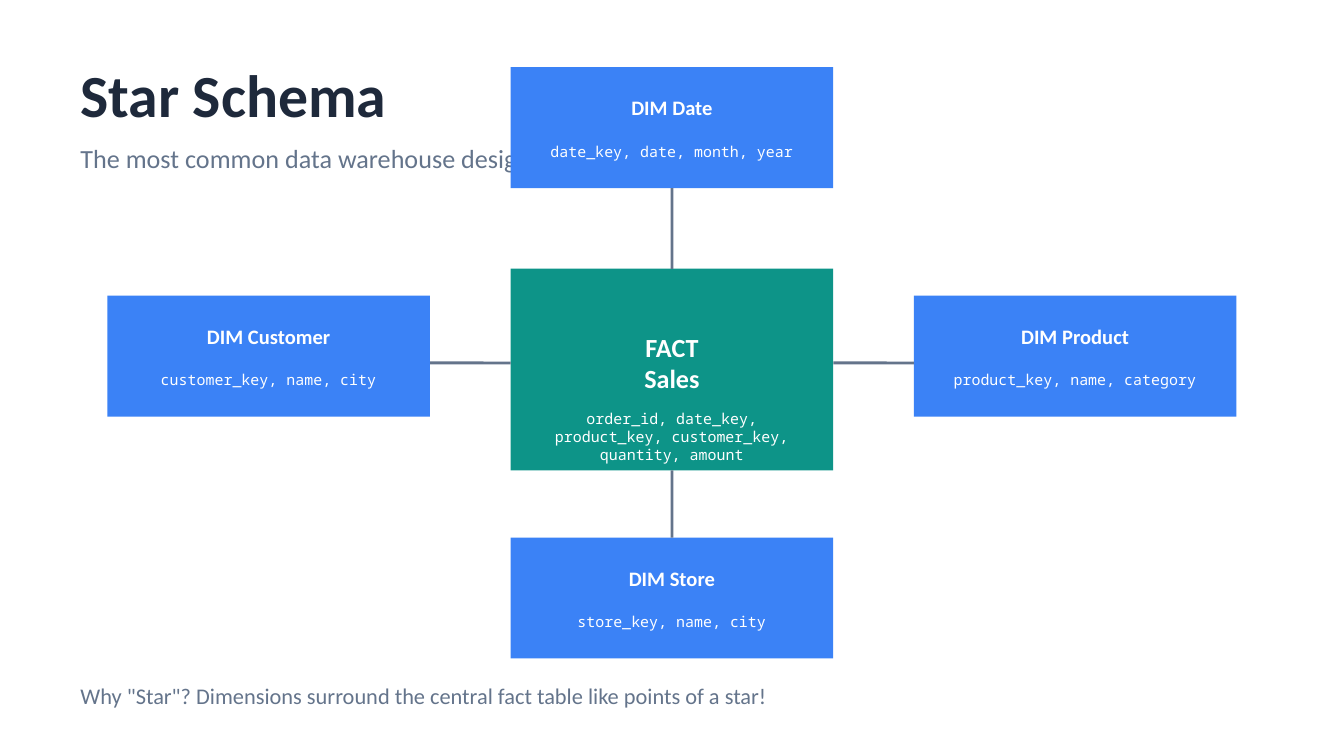
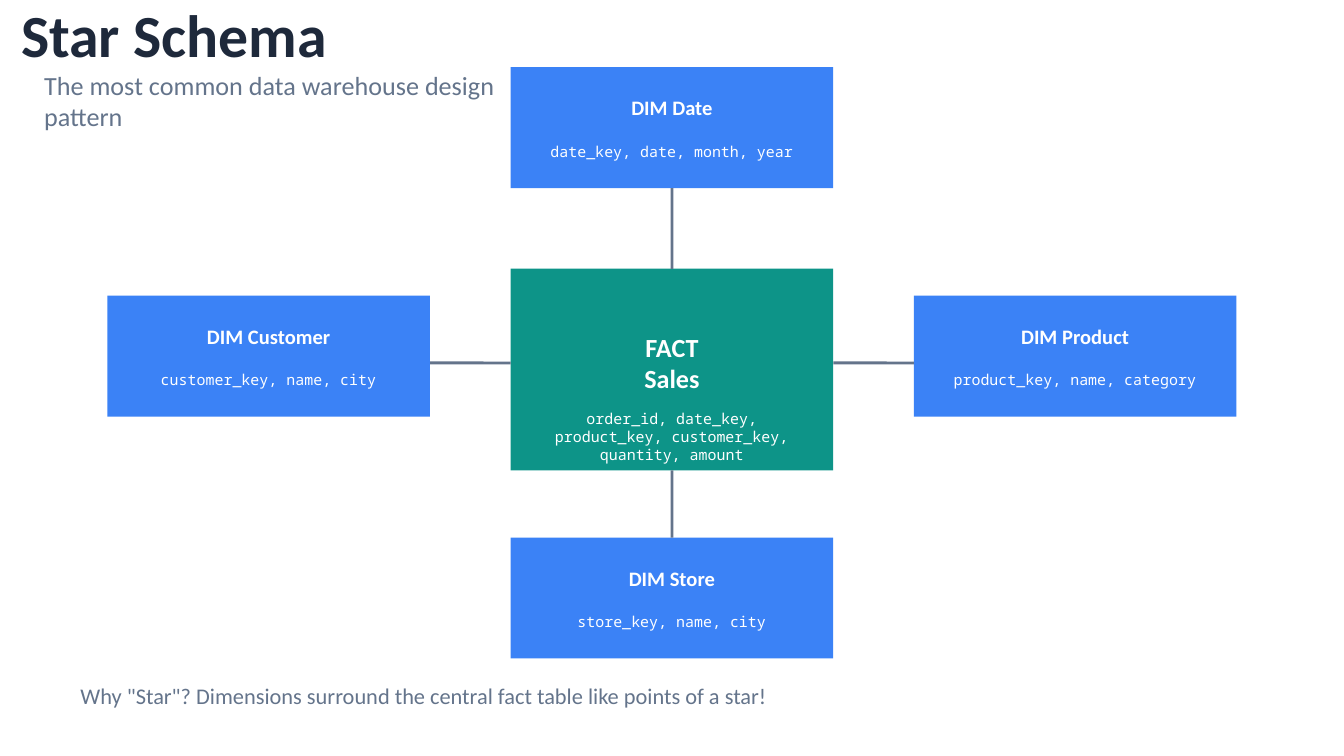
Before and after one commit to sauhar/Business-Data-Analytics, a slide deck: slide 13 of Slides/5_Data_Modeling_Database_Design.pptx. Drawn at 1344x756 pixels with LibreOffice and Linux fonts; fonts in the diff are those of the drawing. Boxes give left, top, right and bottom in pixels: in the first picture for what was removed or moved away, otherwise in the second. Text is boxed around its words. In the diff, an @@ line names an element or a change of style, - is before the commit and + after.

```diff
--- a/Slides/5_Data_Modeling_Database_Design.pptx
+++ b/Slides/5_Data_Modeling_Database_Design.pptx
@@ text "Star Schema" moved from (x1=80, y1=75, x2=386, y2=118) to (x1=21, y1=15, x2=327, y2=58) @@
@@ text at (x1=44, y1=77, x2=494, y2=130): text changed @@
-The most common data warehouse design pattern
+The most common data warehouse design
+pattern
```
Also in this commit, not shown: 3 other slides changed, 1 slide removed, 11 other files.
